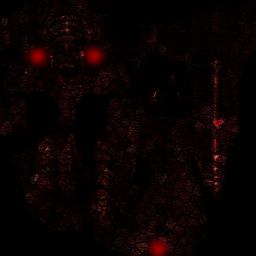
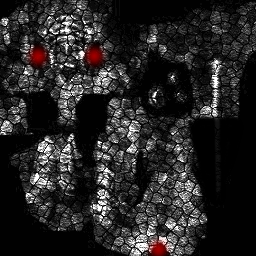
Layers edited between the first and the second 256px x 256px image:
added layer "Layer #1" above "level0.jpg" over (x1=187, y1=112, x2=240, y2=211)
painted on "level0.jpg" over (x1=0, y1=0, x2=256, y2=256)
